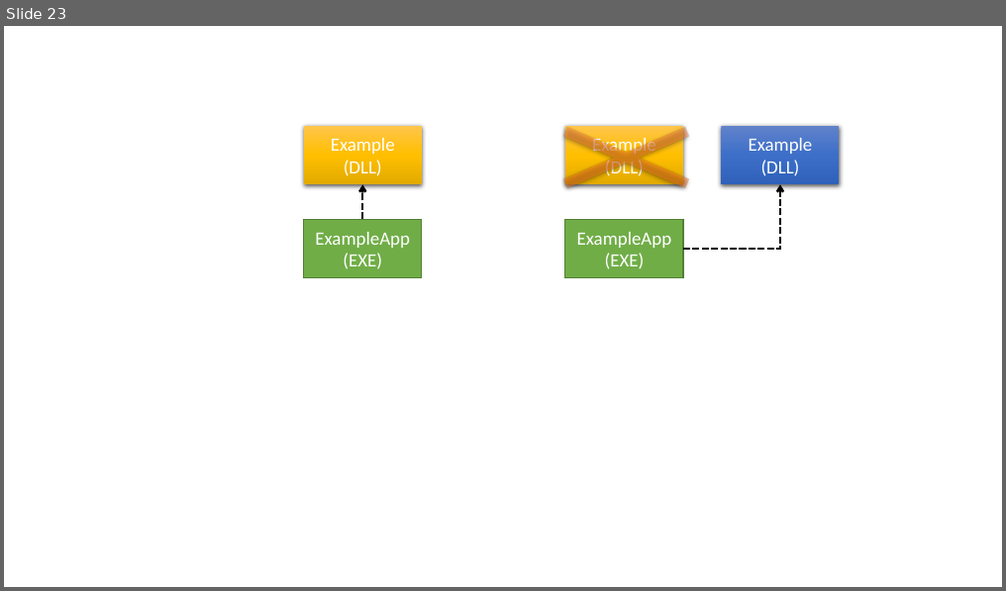
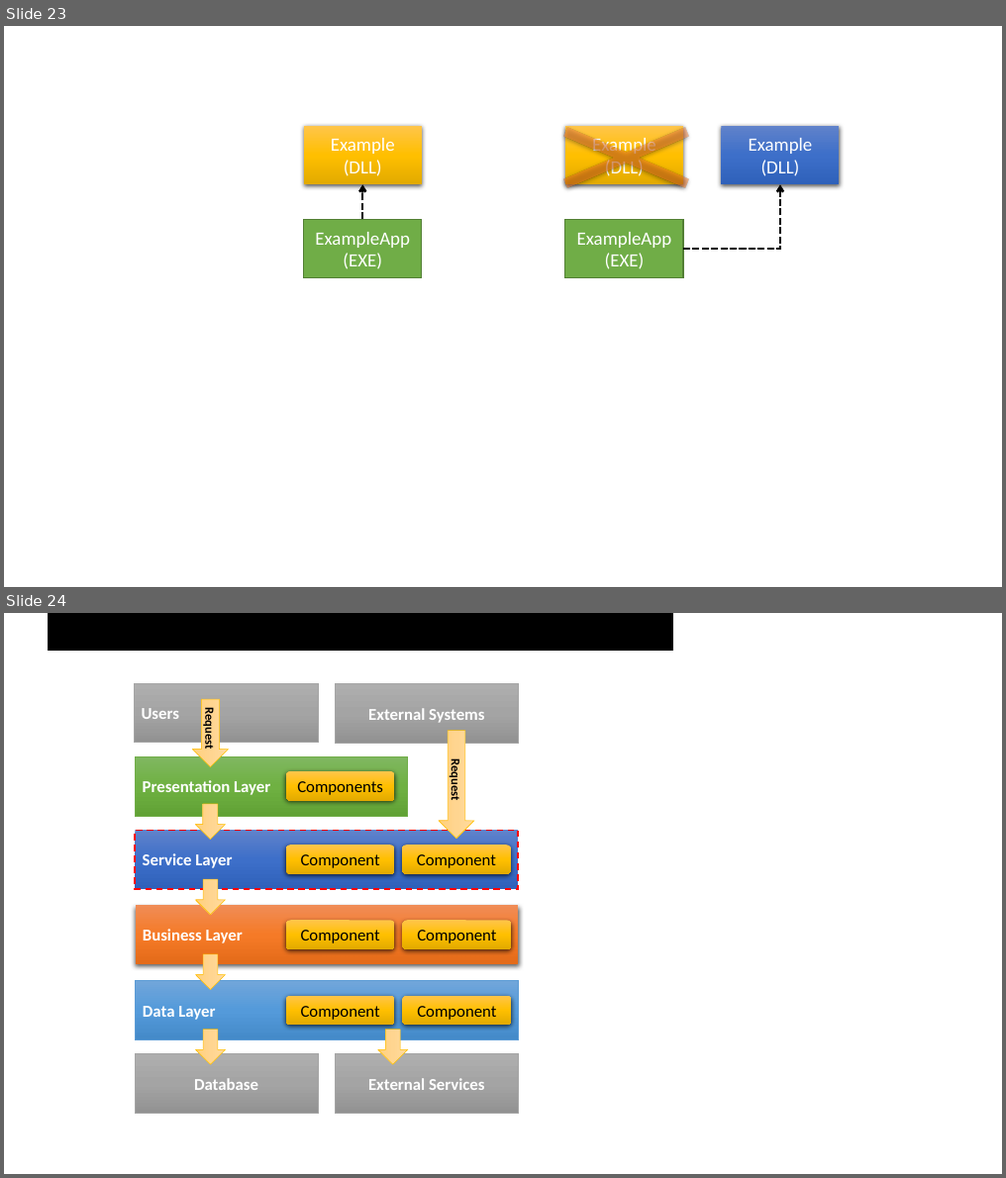
Before and after one commit to johnwu1114/blog-johnwu-cc, a slide deck: source/_assets/Blog動畫.pptx. Shown one above the other, each under a label of ours: slide 23 before the commit, slides 23 and 24 after it. The pictures are 1006x591 and 1006x1178 pixels, drawn with LibreOffice and Linux fonts; fonts in the diff are those of the drawing. Boxes give left, top, right and bottom in pixels: in the first picture for what was removed or moved away, otherwise in the second. Text is boxed around its words. In the diff, an @@ line names an element or a change of style, - is before the commit and + after.

```diff
--- a/source/_assets/Blog動畫.pptx
+++ b/source/_assets/Blog動畫.pptx
@@ slide 24 added at [4, 613, 1002, 1174], background #FFFFFF @@
@@ rectangle added at [48, 613, 672, 651], fill #000000, outline #000000 1 pt @@
@@ rectangle added at [134, 683, 318, 743], fill gradient #AFAFAF to #A5A5A5 to #939393, outline #A5A5A5 0.5 pt, 16 pt, text #FFFFFF, bold @@
+Users
@@ right arrow added at [193, 699, 228, 767], fill gradient #FFDB9E to #FFD590 to #FFD07C, outline #FFC000 0.5 pt, 12 pt, text #000000, bold @@
+Request
@@ rectangle added at [336, 684, 519, 744], fill gradient #AFAFAF to #A5A5A5 to #939393, outline #A5A5A5 0.5 pt, 16 pt, text #FFFFFF, bold @@
+External Systems
@@ right arrow added at [439, 730, 474, 838], fill gradient #FFDB9E to #FFD590 to #FFD07C, outline #FFC000 0.5 pt, 12 pt, text #000000, bold @@
+Request
@@ rectangle added at [135, 757, 408, 816], fill gradient #81B861 to #6FB242 to #62A336, outline #70AD47 0.5 pt, 16 pt, text #FFFFFF, bold @@
+Presentation Layer
@@ rounded rectangle added at [286, 771, 395, 801], fill gradient #FFC64B to #FFC000 to #E3AB00, 16 pt, text #000000 @@
+Components
@@ right arrow added at [196, 804, 225, 839], fill gradient #FFDB9E to #FFD590 to #FFD07C, outline #FFC000 0.5 pt @@
@@ rectangle added at [135, 830, 519, 889], fill gradient #6183CB to #3E70CA to #3062BB, outline #FF0000 1.5 pt dashed, 16 pt, text #FFFFFF, bold @@
+Service Layer
@@ rounded rectangle added at [286, 845, 395, 874], fill gradient #FFC64B to #FFC000 to #E3AB00, 16 pt, text #000000 @@
+Component
@@ rounded rectangle added at [402, 845, 512, 874], fill gradient #FFC64B to #FFC000 to #E3AB00, 16 pt, text #000000 @@
+Component
@@ right arrow added at [196, 879, 225, 915], fill gradient #FFDB9E to #FFD590 to #FFD07C, outline #FFC000 0.5 pt @@
@@ rectangle added at [135, 906, 519, 964], fill gradient #F18C57 to #F67B28 to #E56C19, 16 pt, text #FFFFFF, bold @@
+Business Layer
@@ rounded rectangle added at [286, 920, 395, 950], fill gradient #FFC64B to #FFC000 to #E3AB00, 16 pt, text #000000 @@
+Component
@@ rounded rectangle added at [402, 920, 512, 950], fill gradient #FFC64B to #FFC000 to #E3AB00, 16 pt, text #000000 @@
+Component
@@ right arrow added at [196, 955, 225, 989], fill gradient #FFDB9E to #FFD590 to #FFD07C, outline #FFC000 0.5 pt @@
@@ rectangle added at [135, 981, 519, 1041], fill gradient #71A6DB to #559BDB to #448ACA, outline #5B9BD5 0.5 pt, 16 pt, text #FFFFFF, bold @@
+Data Layer
@@ rounded rectangle added at [286, 995, 395, 1025], fill gradient #FFC64B to #FFC000 to #E3AB00, 16 pt, text #000000 @@
+Component
@@ rounded rectangle added at [402, 995, 512, 1025], fill gradient #FFC64B to #FFC000 to #E3AB00, 16 pt, text #000000 @@
+Component
@@ rectangle added at [135, 1054, 318, 1113], fill gradient #AFAFAF to #A5A5A5 to #939393, outline #A5A5A5 0.5 pt, 16 pt, text #FFFFFF, bold @@
+Database
@@ right arrow added at [196, 1029, 225, 1064], fill gradient #FFDB9E to #FFD590 to #FFD07C, outline #FFC000 0.5 pt @@
@@ rectangle added at [336, 1054, 519, 1113], fill gradient #AFAFAF to #A5A5A5 to #939393, outline #A5A5A5 0.5 pt, 16 pt, text #FFFFFF, bold @@
+External Services
@@ right arrow added at [378, 1029, 408, 1064], fill gradient #FFDB9E to #FFD590 to #FFD07C, outline #FFC000 0.5 pt @@
```
Also in this commit, not shown: 3 other files.
